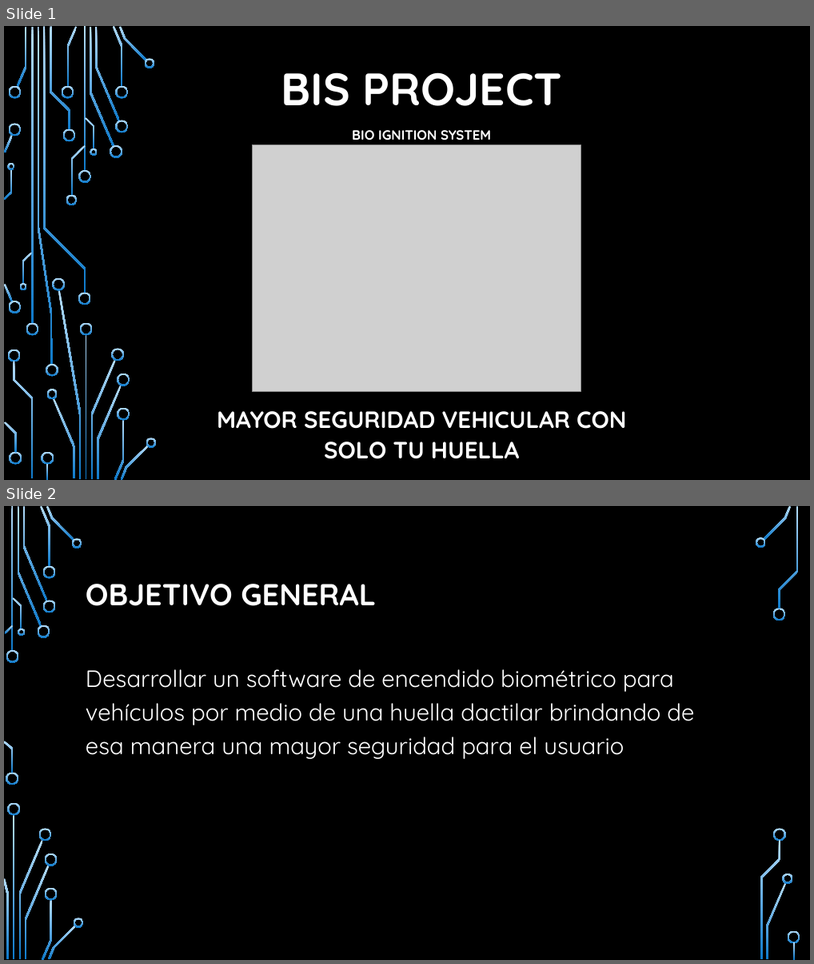
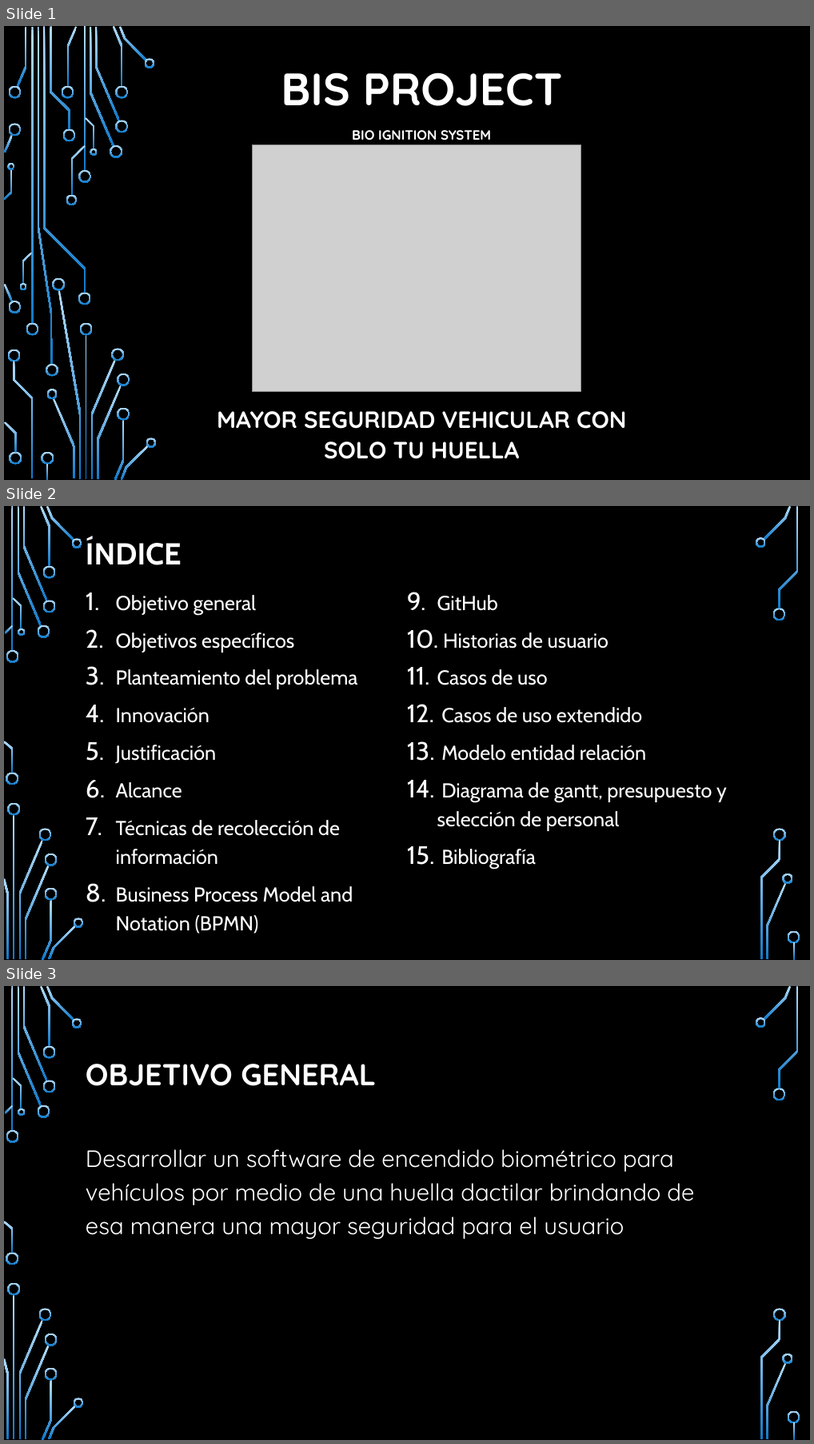
Before and after one commit to rquintero1129/BIS-PROJECT, a slide deck: BIS presentacion.pptx. Shown one above the other, each under a label of ours: slides 1 and 2 before the commit, slides 1, 2 and 3 after it. The pictures are 814x964 and 814x1444 pixels, drawn with LibreOffice and Linux fonts; fonts in the diff are those of the drawing; grey boxes stand for pictures; background and template pictures are left out. Boxes give left, top, right and bottom in pixels: in the first picture for what was removed or moved away, otherwise in the second. Text is boxed around its words. In the diff, an @@ line names an element or a change of style, - is before the commit and + after.

Commit message:
FIX: Se actualiza la presentación general

```diff
--- a/BIS presentacion.pptx
+++ b/BIS presentacion.pptx
@@ slide 2 added at bbox=[4, 506, 810, 960], background picture (left out); not listed: 36 template elements that a slide beside it also shows @@
@@ title added at bbox=[86, 539, 182, 565], 36 pt, text #FFFFFF, bold @@
+ÍNDICE
@@ text added at bbox=[116, 595, 727, 933], 24 pt, text #FFFFFF @@
+1. Objetivo general
+2. Objetivos específicos
+3. Planteamiento del problema
+4. Innovación
+5. Justificación
+6. Alcance
+7. Técnicas de recolección de información
+8. Business Process Model and Notation (BPMN)
+9. GitHub
+10. Historias de usuario
+11. Casos de uso
+12. Casos de uso extendido
+13. Modelo entidad relación
+14. Diagrama de gantt, presupuesto y selección de personal
+15. Bibliografía
@@ what was slide 2 is now slide 3 @@
```
Also in this commit, not shown: 6 slides changed, 2 other slides added, 2 slides removed.
